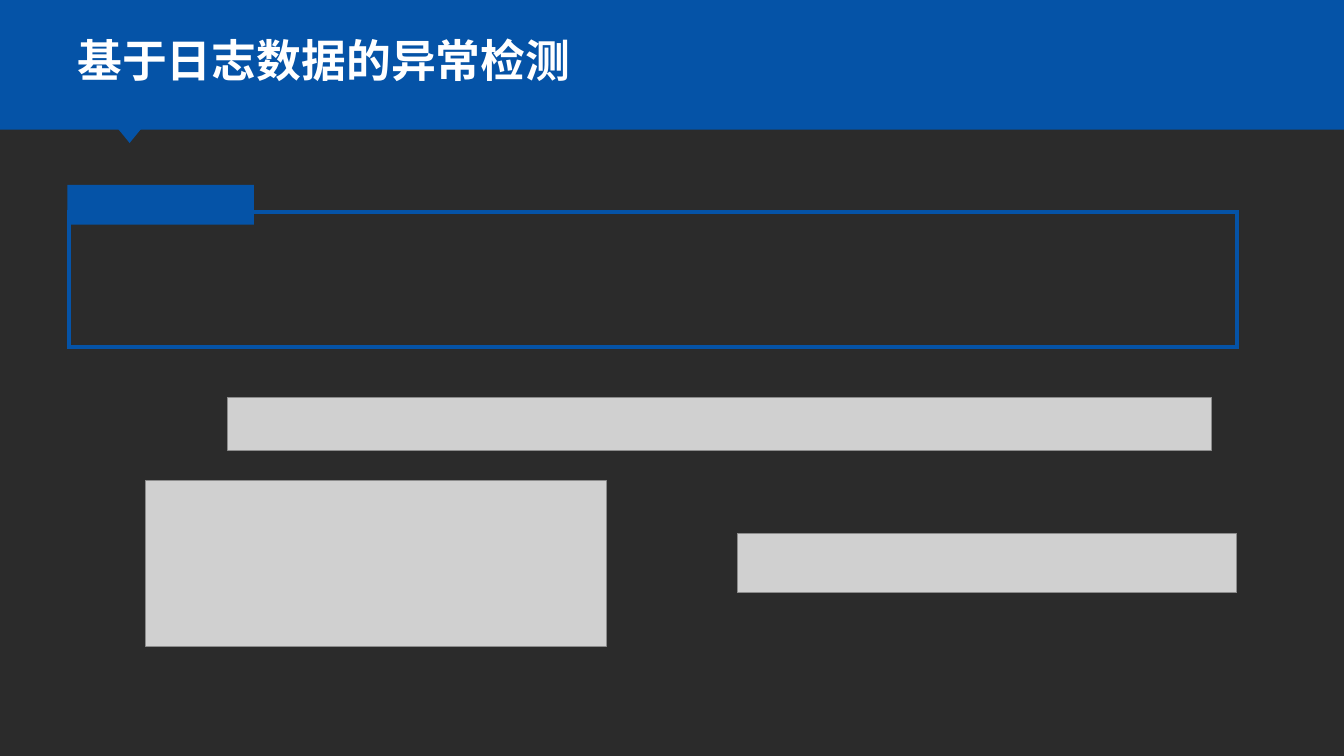
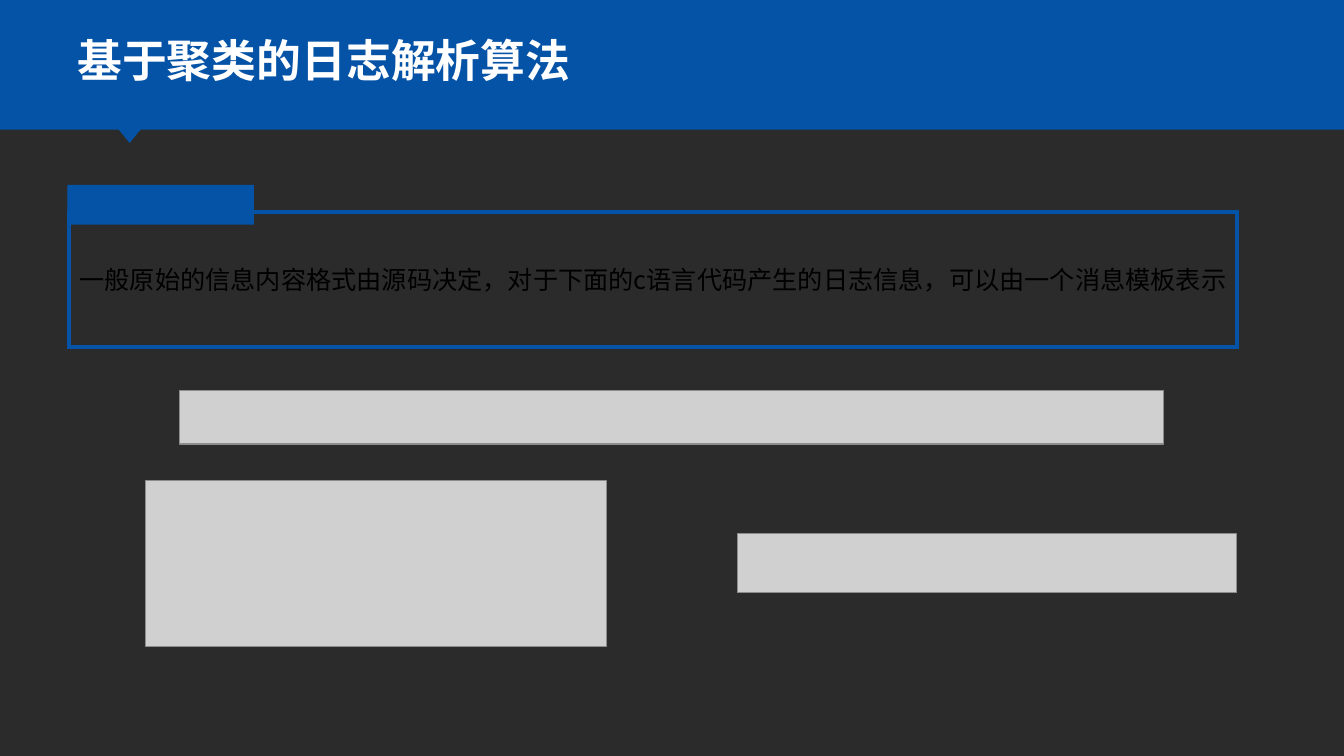
Before and after one commit to huowj/bishe, a slide deck: slide 13 of dabian/毕设.pptx. Drawn at 1344x756 pixels with LibreOffice and Linux fonts; fonts in the diff are those of the drawing; grey boxes stand for pictures; background and template pictures are left out; a plain dark background stands for a picture behind light text. Boxes give left, top, right and bottom in pixels: in the first picture for what was removed or moved away, otherwise in the second. Text is boxed around its words. In the diff, an @@ line names an element or a change of style, - is before the commit and + after.

```diff
--- a/dabian/毕设.pptx
+++ b/dabian/毕设.pptx
@@ text at box(77, 38, 570, 82): text changed @@
-基于日志数据的异常检测
+基于聚类的日志解析算法
@@ text in rectangle at box(79, 268, 1226, 291): text added @@
+一般原始的信息内容格式由源码决定，对于下面的c语言代码产生的日志信息，可以由一个消息模板表示
@@ picture: place and size @@
-picture at box(228, 397, 1212, 451)
+picture at box(179, 391, 1164, 445)
```
Also in this commit, not shown: 11 other slides changed, 13 slides added, 1 other file.
